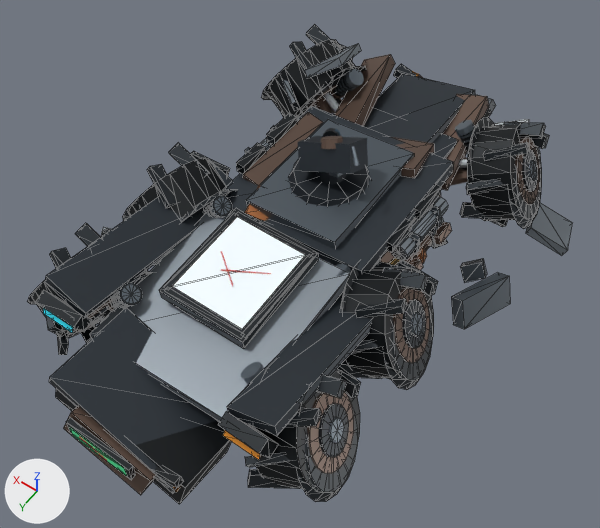
The glTF model assets/recon-rover-s/derived/meshopt/lod0/r47xs_recon_rover_d3_lod0.meshopt.glb as it was, and as the next commit left it.
One viewpoint serves both versions: a camera (50 mm lens) standing at (-2.43, 3.54, 5.64) and looking at (-0.03, 0.2, 0.38). The lights are fixed; the arrows at lower left show +X, +Y and +Z. The older version comes first. Mesh edges are drawn as thin lines on the coarser meshes. Where no turn or scale is listed for an object, it has been applied to the vertices. Vertices at exactly the same position are counted once.

Objects in the first picture: 'CHASSIS_ARMOR_BODY', 'DEBRIS_FENDER_POS_X', 'DISPLAY_FDAI_TELEMETRY_PANEL', 'WHEEL_FL', 'WHEEL_FR', 'WHEEL_ML', 'WHEEL_MR', 'WHEEL_RL', 'WHEEL_RR', 'ZONE_FLANK_NEG_X', 'ZONE_FLANK_POS_X', 'ZONE_FRONT_BUMPER', 'ZONE_REAR_PANEL' and 20 more.
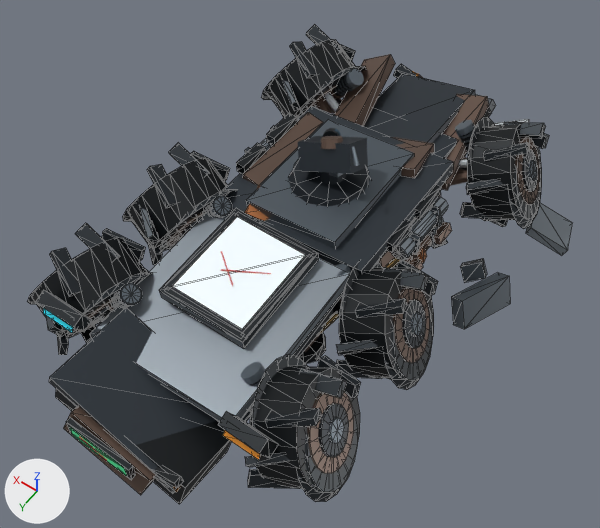
What differs and where, as boxes (x1, y1, x2, y2) in the pictures (600 x 528 px):
'ZONE_FRONT_BUMPER', reshaped (16% narrower, 7% shorter): before (304, 44, 496, 190); after (334, 54, 496, 190)
'DEBRIS_FENDER_POS_X', no longer drawn (mostly hidden): before (101, 227, 112, 237)
part 1 of me_mesh_9, deleted: before (304, 44, 361, 78)
part 2 of me_mesh_11, deleted: before (227, 261, 405, 435)
part 3 of me_mesh_12, deleted: before (45, 161, 233, 317)
'WHEEL_RR', unchanged, uncovered by the edit: (27, 223, 153, 355) in both

The edits, one by one:
me_mesh_9 is used by ob_zone_front_bumper; location (0.0, 0.0, 0.56).
me_mesh_9 had 104 vertices, 156 faces and spanned x -0.69..1.02, y -2.39..-0.9, z -0.47..0.6.
me_mesh_9 now has 96 vertices, 144 faces and spans x -0.69..0.72, y -2.39..-0.9, z -0.47..0.3.
me_mesh_9 part 1: the loose piece of 8 vertices spanning x 0.58..1.02, y -1.81..-1.15, z 0.16..0.6 is deleted.
me_mesh_11 is used by ob_zone_flank_neg_x; location (0.0, 0.0, 0.56).
me_mesh_11 had 188 vertices, 316 faces and spanned x -0.99..-0.31, y -0.86..1.91, z -0.22..0.57.
me_mesh_11 now has 180 vertices, 304 faces and spans x -0.98..-0.31, y -0.86..1.91, z -0.22..0.48.
me_mesh_11 part 2: the loose piece of 8 vertices spanning x -0.99..-0.61, y 0.05..1.79, z 0.09..0.57 is deleted.
me_mesh_12 is used by ob_zone_flank_pos_x; location (0.0, 0.0, 0.56).
me_mesh_12 had 188 vertices, 316 faces and spanned x 0.31..0.99, y -0.86..1.91, z -0.22..0.57.
me_mesh_12 now has 180 vertices, 304 faces and spans x 0.31..0.98, y -0.86..1.91, z -0.22..0.48.
me_mesh_12 part 3: the loose piece of 8 vertices spanning x 0.61..0.99, y 0.05..1.79, z 0.09..0.57 is deleted.
Object 'DEBRIS_FENDER_POS_X' (ob_debris_fender_pos_x) now shows nothing instead of me_mesh_16.
